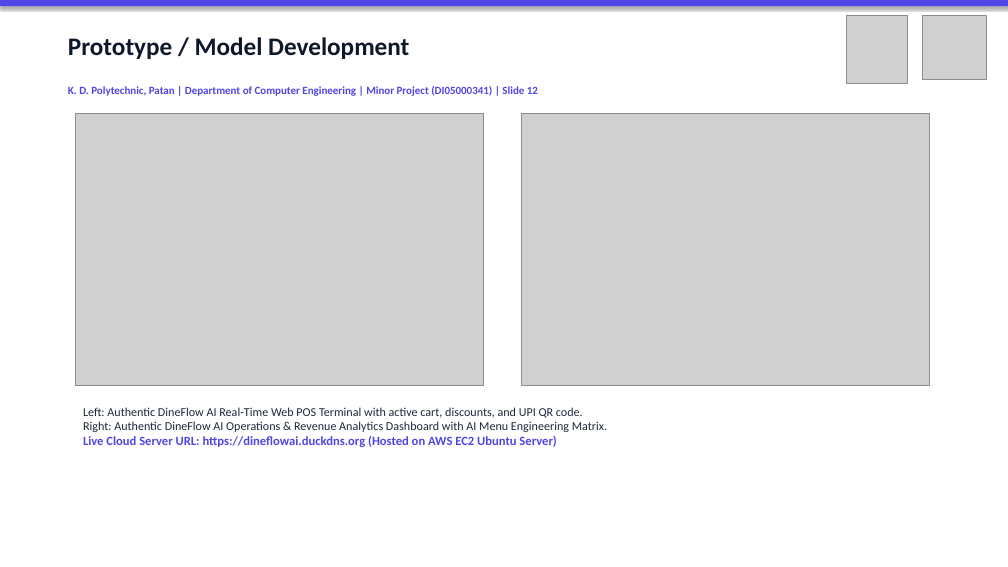
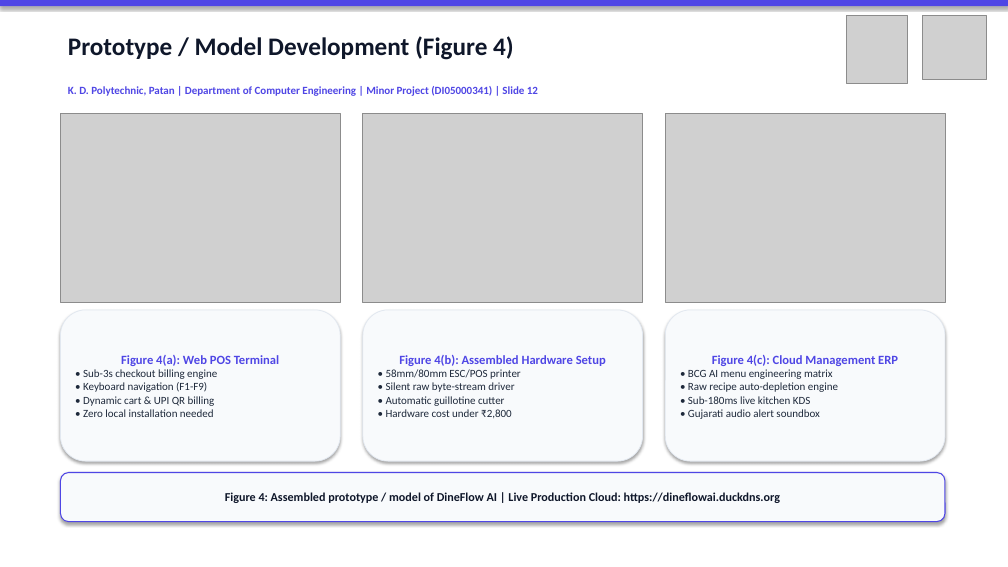
Before and after one commit to Shubh-Patel-07/DineFlow-AI, a slide deck: slide 12 of docs/DineFlow_AI_GTU_Minor_Project_Presentation.pptx. Drawn at 1008x567 pixels with LibreOffice and Linux fonts; fonts in the diff are those of the drawing; grey boxes stand for pictures. Boxes give left, top, right and bottom in pixels: in the first picture for what was removed or moved away, otherwise in the second. Text is boxed around its words. In the diff, an @@ line names an element or a change of style, - is before the commit and + after.

Commit message:
docs(gtu): add Section 5.3 with Figure 4 assembled prototype photos and Appendix A code listings/datasheets

```diff
--- a/docs/DineFlow_AI_GTU_Minor_Project_Presentation.pptx
+++ b/docs/DineFlow_AI_GTU_Minor_Project_Presentation.pptx
@@ text at box(68, 36, 514, 60): text changed @@
-Prototype / Model Development
+Prototype / Model Development (Figure 4)
@@ picture: place and size @@
-picture at box(76, 113, 484, 386)
+picture at box(60, 113, 340, 302)
@@ picture added at box(363, 113, 643, 302) @@
@@ picture: place and size @@
-picture at box(522, 113, 930, 386)
+picture at box(665, 113, 945, 302)
@@ rounded rectangle added at box(60, 310, 340, 461), fill #F8FAFC, outline #E2E8F0 0.75 pt, 10.5 pt, text #1E293B @@
+Figure 4(a): Web POS Terminal
+• Sub-3s checkout billing engine
+• Keyboard navigation (F1-F9)
+• Dynamic cart & UPI QR billing
+• Zero local installation needed
@@ rounded rectangle added at box(363, 310, 643, 461), fill #F8FAFC, outline #E2E8F0 0.75 pt, 10.5 pt, text #1E293B @@
+Figure 4(b): Assembled Hardware Setup
+• 58mm/80mm ESC/POS printer
+• Silent raw byte-stream driver
+• Automatic guillotine cutter
+• Hardware cost under ₹2,800
@@ rounded rectangle added at box(665, 310, 945, 461), fill #F8FAFC, outline #E2E8F0 0.75 pt, 10.5 pt, text #1E293B @@
+Figure 4(c): Cloud Management ERP
+• BCG AI menu engineering matrix
+• Raw recipe auto-depletion engine
+• Sub-180ms live kitchen KDS
+• Gujarati audio alert soundbox
@@ text removed at box(83, 407, 607, 447) @@
-Left: Authentic DineFlow AI Real-Time Web POS Terminal with active cart, discounts, and UPI QR code.
-Right: Authentic DineFlow AI Operations & Revenue Analytics Dashboard with AI Menu Engineering Matrix.
-Live Cloud Server URL: https://dineflowai.duckdns.org (Hosted on AWS EC2 Ubuntu Server)
@@ rounded rectangle added at box(60, 473, 945, 522), fill #F8FAFC, outline #4F46E5 1 pt, 11.5 pt, text #0F172A, bold @@
+Figure 4: Assembled prototype / model of DineFlow AI | Live Production Cloud: https://dineflowai.duckdns.org
```
Also in this commit, not shown: 1 other file.
